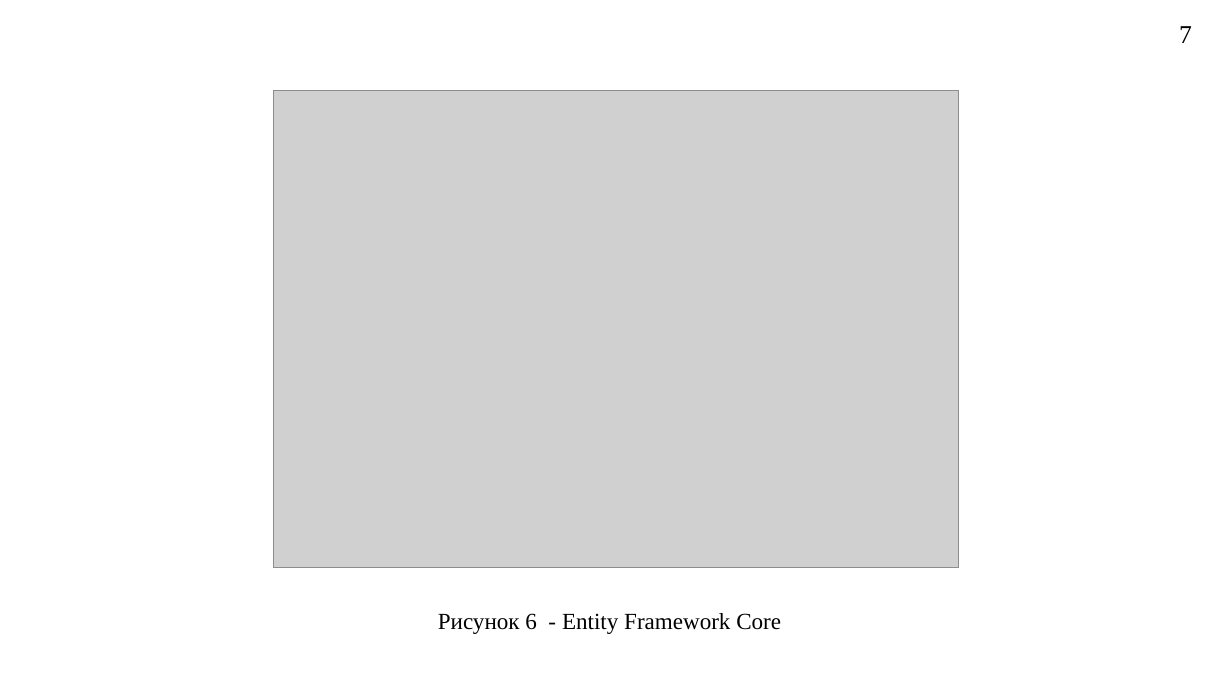
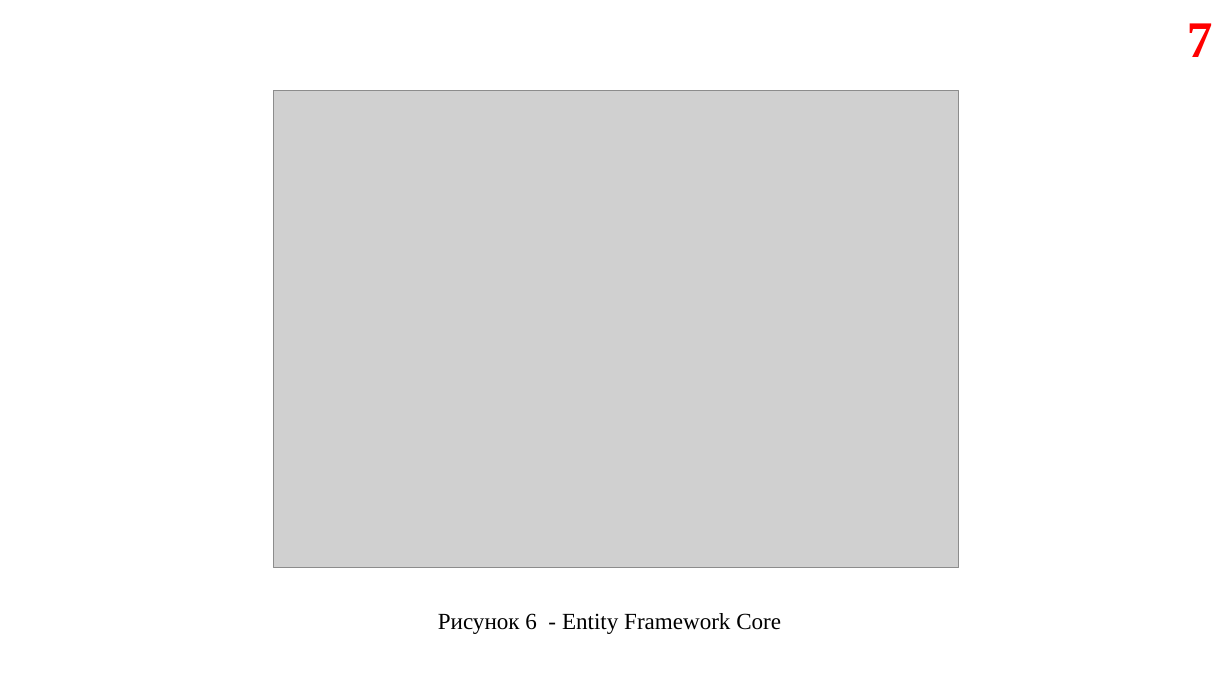
Before and after one commit to Skullester/AirportManager, a slide deck: slide 7 of Презентация.pptx. Drawn at 1232x693 pixels with LibreOffice and Linux fonts; fonts in the diff are those of the drawing; grey boxes stand for pictures. Boxes give left, top, right and bottom in pixels: in the first picture for what was removed or moved away, otherwise in the second. Text is boxed around its words. In the diff, an @@ line names an element or a change of style, - is before the commit and + after.

```diff
--- a/Презентация.pptx
+++ b/Презентация.pptx
@@ page number: place and size @@
-page number at <box>1179,26,1192,43</box>
+page number at <box>1187,23,1213,57</box>
@@ page number at <box>1187,23,1213,57</box>: size 20 to 40 pt, text colour #000000 to #FF0000, bold on @@
```
Also in this commit, not shown: 7 other slides changed, 8 slides added, 8 slides removed.
